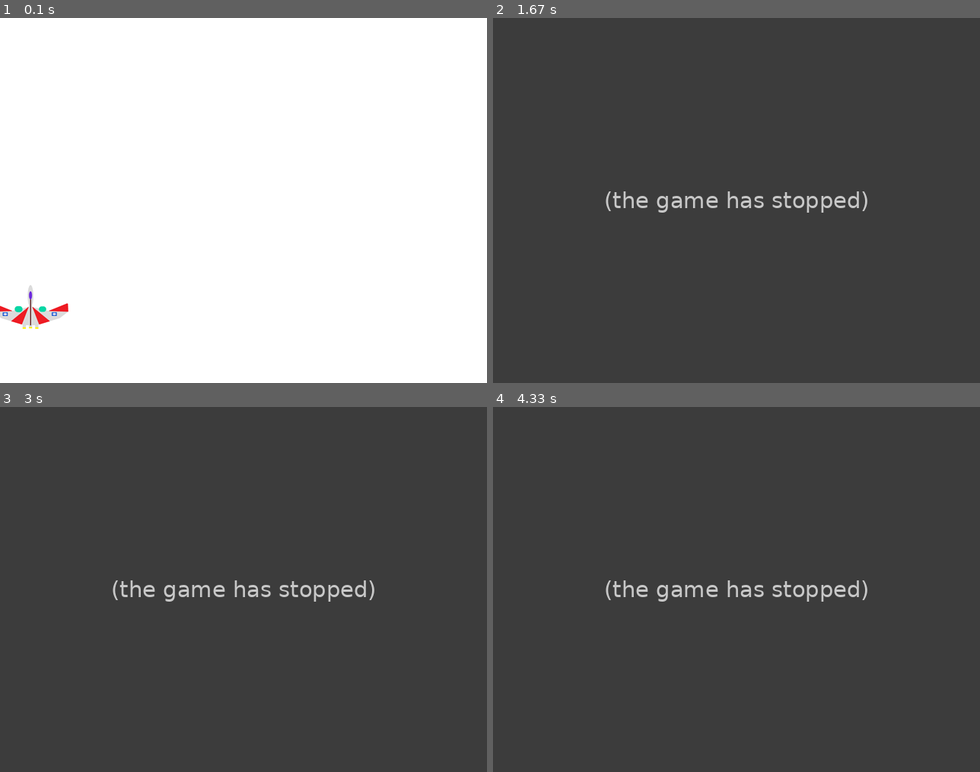
Above: before the commit, frames 1-4 (two rows, left to right).
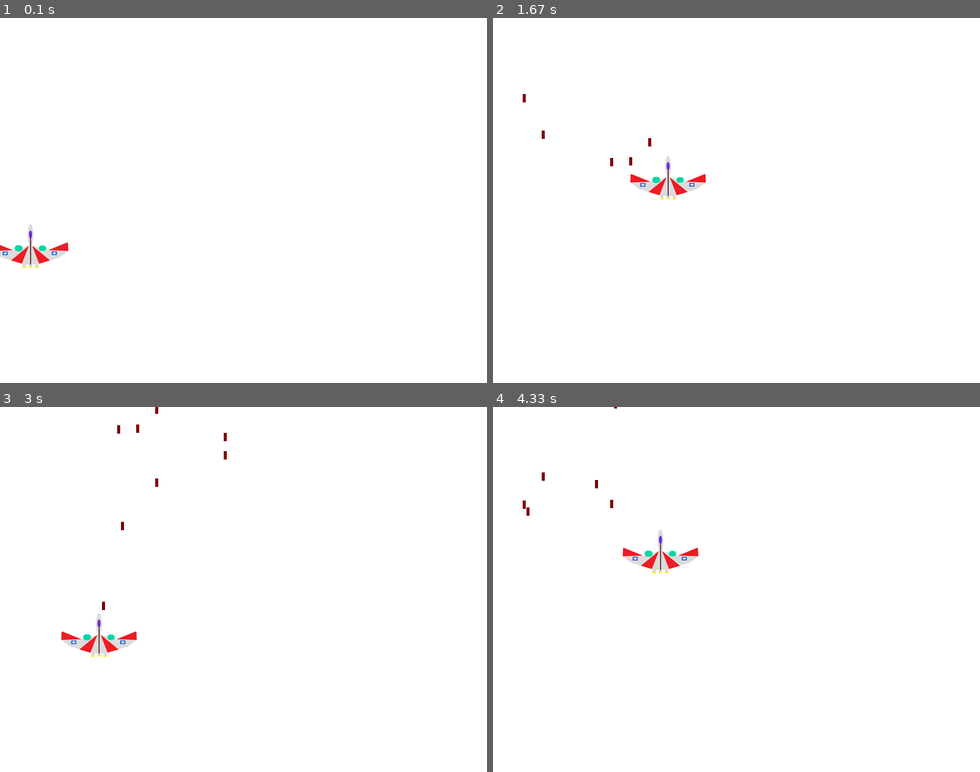
Above: after the commit, the same moments.

Repository: ConnectingWithCode/cwc2022_SOLUTION
Game: pygame game, started from rosegameLibraryDev/rg_sprites_and_shapes.py
The game is run twice, just before and just after one commit, with the same random seed, the same clock (stepped at 60 frames per second) and the same inputs.
Inputs:
- Up to frame 1 (0.1 s): no input
- Up to frame 2 (1.67 s): tap Space at 0.33, 0.73, 1.03, 1.23, 1.57 s; hold Right 0.67-1.13 s; hold Up 1.17-1.47 s; hold Right from 1.5 s (still down)
- Up to frame 3 (3 s): tap Space at 1.87, 2.07, 2.37, 2.63, 2.97 s; release Right at 1.97 s; hold Left 2-2.53 s; hold Down 2.57-2.87 s; hold Left from 2.9 s (still down)
- Up to frame 4 (4.33 s): tap Space at 3.27, 3.4, 3.8, 4.1 s; release Left at 3.3 s; hold Up 3.33-3.7 s; hold Right from 3.73 s (still down)

The runs differ from the first frame. In frame 1, 1.2% of the frame differs, in the area x 0-15%, y 56-86%; in frame 2, 100%, in the area x 0-100%, y 0-100%; in frame 3, 100%; in frame 4, 100%.
Error before the commit: TypeError: Line.__init__() missing 1 required positional argument: 'pt2' (rg_sprites_and_sha...; the game stopped at 0.33 s (later frames are placeholders)

Commit message:
spike solution firing missiles.

Diff:
--- a/rosegame.py
+++ b/rosegame.py
@@ -20,12 +20,18 @@
         self.events = []
 
     def is_key_pressed(self, key):
+        """
+
+        :param key: The key to check
+        :type key: int
+        :return: Returns true if the key is being held down (being pressed)
+        :rtype: bool
+        """
         all_keys = pygame.key.get_pressed()
         return all_keys[key]
 
     def is_key_newly_pressed(self, key):
         for event in self.events:
-            print(event)
             if event.type == pygame.KEYDOWN:
                 if event.key == key:
                     return True
@@ -80,7 +86,6 @@
         self.width = 0
         self.height = 0
 
-
     def move(self, x, y):
         self.center.move(x, y)
 
@@ -93,6 +98,11 @@
         self_rect = pygame.Rect(self.x, self.y, self.image.get_width(), self.image.get_height())
         other_rect = pygame.Rect(another_object.x, another_object.y, another_object.image.get_width(), another_object.image.get_height())
         return self_rect.colliderect(other_rect)
+
+    @property
+    def is_off_screen(self):
+        # TODO: Implement
+        pass
 
     def draw(self):
         print("Draw should be overridden by every subclass of GraphicsObject")
@@ -117,7 +127,7 @@
 
     def draw(self):
         self.game.screen.blit(self.image, (self.center.x - self.width / 2,
-                                           self.center.y + self.width / 2))
+                                           self.center.y - self.height / 2))
 
 
 class Line(GraphicsObject):
--- a/rosegameLibraryDev/rg_sprites_and_shapes.py
+++ b/rosegameLibraryDev/rg_sprites_and_shapes.py
@@ -18,16 +18,17 @@
         game.my_fighter.move(5, 0)
 
     if game.is_key_newly_pressed(pygame.K_SPACE):
-        print("Pressed space")
         fighter_center_x = game.my_fighter.center.x
         fighter_top_y = game.my_fighter.center.y - game.my_fighter.height / 2
         laser_bottom_pt = rg.Point(fighter_center_x, fighter_top_y)
         laser_top_pt = rg.Point(fighter_center_x, fighter_top_y - 10)
-        game.missiles.append(rg.Line(laser_top_pt, laser_bottom_pt))
+        game.missiles.append(rg.Line(game, laser_top_pt, laser_bottom_pt))
 
     # Draw your Sprites
     game.my_fighter.draw()
     for missile in game.missiles:
+        missile.move(0, -2)
         missile.draw()
 
+
 rg.init(setup, loop)
